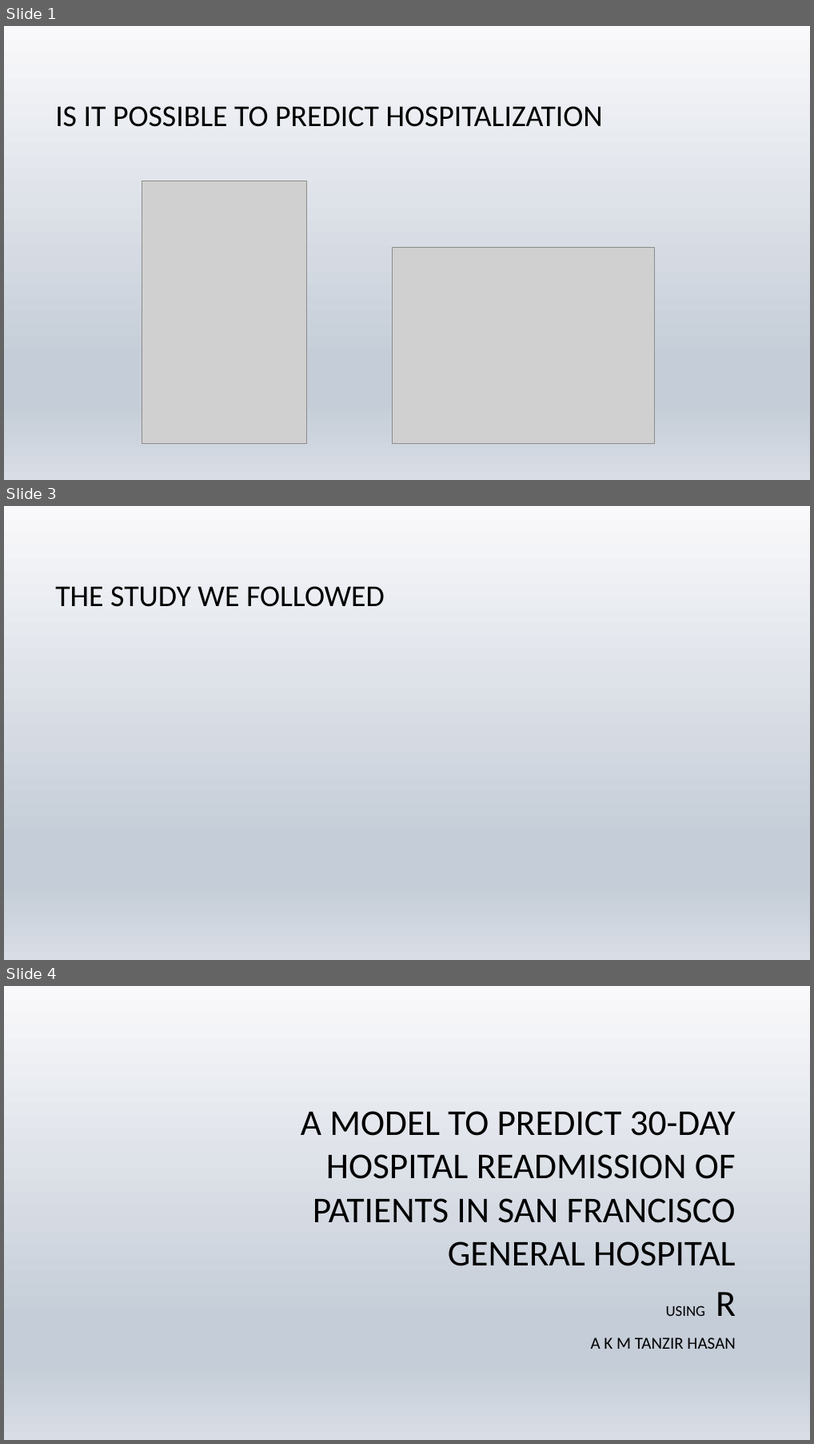
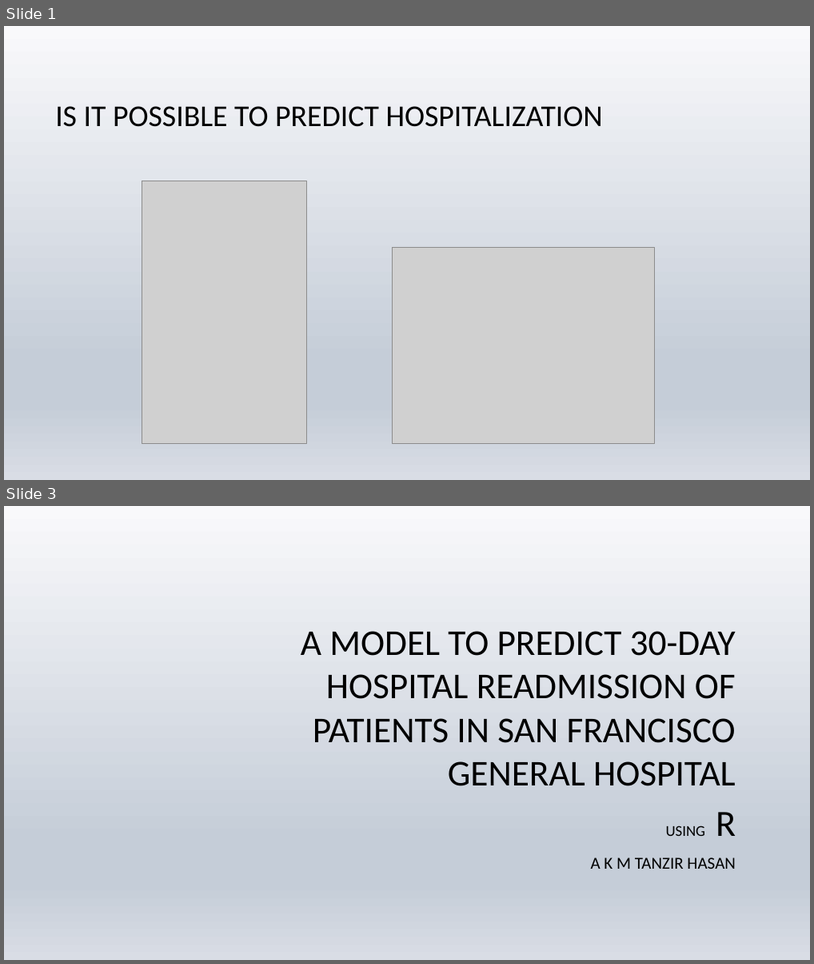
Before and after one commit to tanzirhasan/Readmission, a slide deck: 30_day_readmission.pptx. Shown one above the other, each under a label of ours: slides 1, 3 and 4 before the commit, slides 1 and 3 after it; the slides between them are not shown. The pictures are 814x1444 and 814x964 pixels, drawn with LibreOffice and Linux fonts; fonts in the diff are those of the drawing; grey boxes stand for pictures; background and template pictures are left out. Boxes give left, top, right and bottom in pixels: in the first picture for what was removed or moved away, otherwise in the second. Text is boxed around its words. In the diff, an @@ line names an element or a change of style, - is before the commit and + after.

```diff
--- a/30_day_readmission.pptx
+++ b/30_day_readmission.pptx
@@ slide 3 removed at (4,506,810,960), background picture (left out) @@
@@ title removed at (55,586,385,607) @@
-THE STUDY WE FOLLOWED
@@ what was slide 4 is now slide 3 @@
```
Also in this commit, not shown: 7 slides changed.
